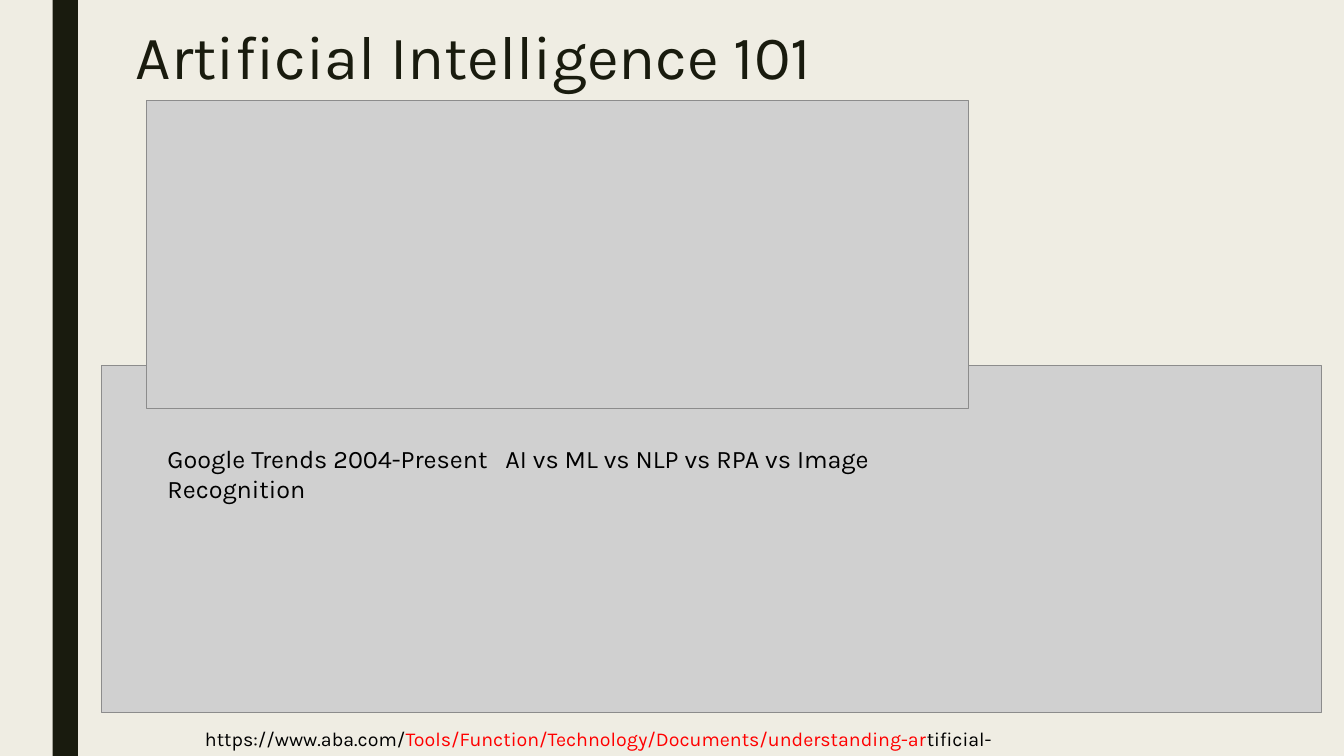
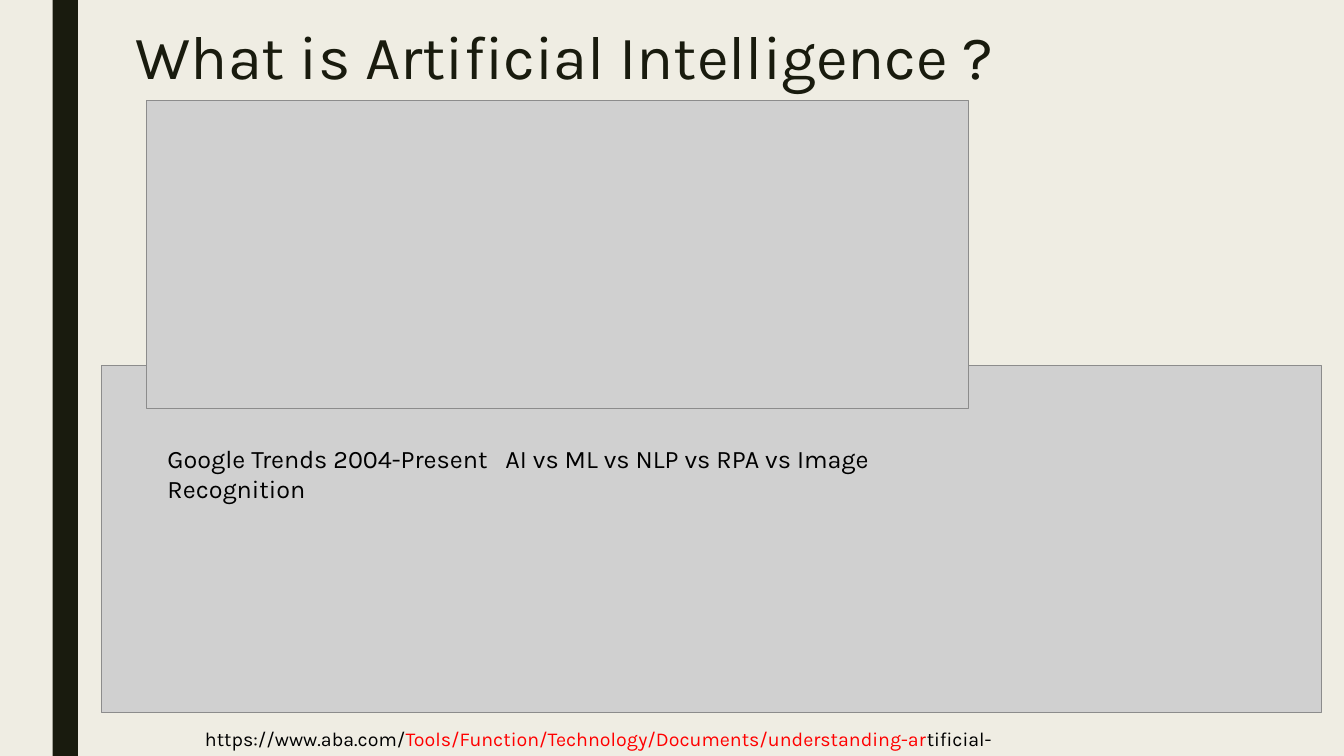
Before and after one commit to dougfoo/machineLearning, a slide deck: slide 3 of talks/MachineLearning101.pptx. Drawn at 1344x756 pixels with LibreOffice and Linux fonts; fonts in the diff are those of the drawing; grey boxes stand for pictures. Boxes give left, top, right and bottom in pixels: in the first picture for what was removed or moved away, otherwise in the second. Text is boxed around its words. In the diff, an @@ line names an element or a change of style, - is before the commit and + after.

```diff
--- a/talks/MachineLearning101.pptx
+++ b/talks/MachineLearning101.pptx
@@ title at [136, 36, 948, 94]: text changed @@
-Artificial Intelligence 101
+What is Artificial Intelligence ?
```
Also in this commit, not shown: 11 other slides changed, 5 slides added, 4 slides removed.
